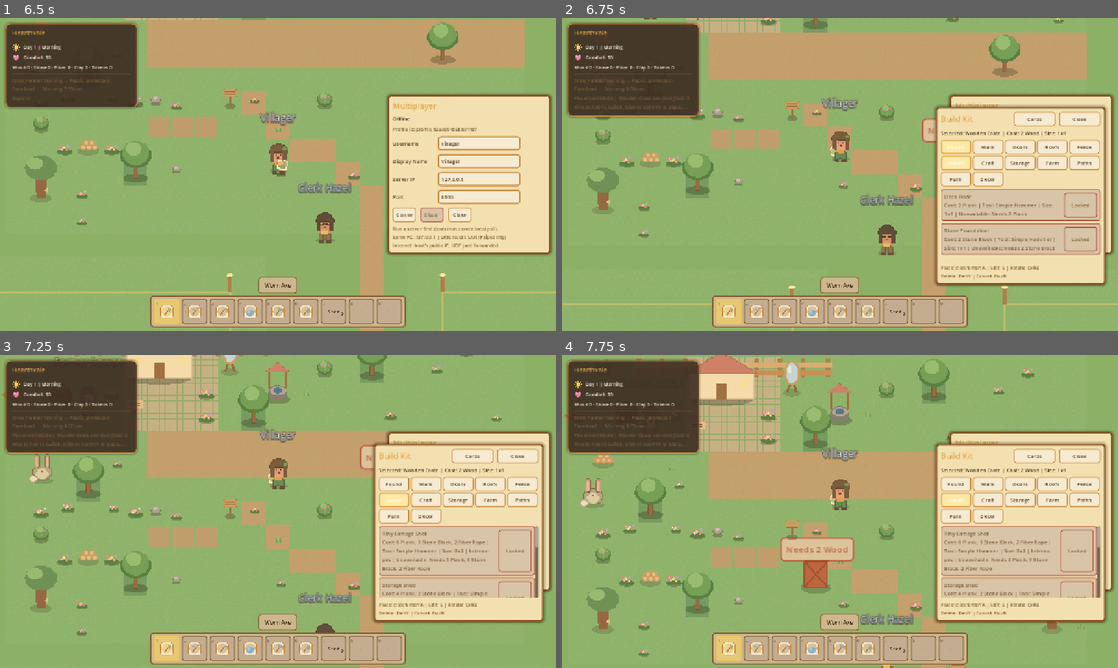
Above: before the commit, frames 1-4 (two rows, left to right).
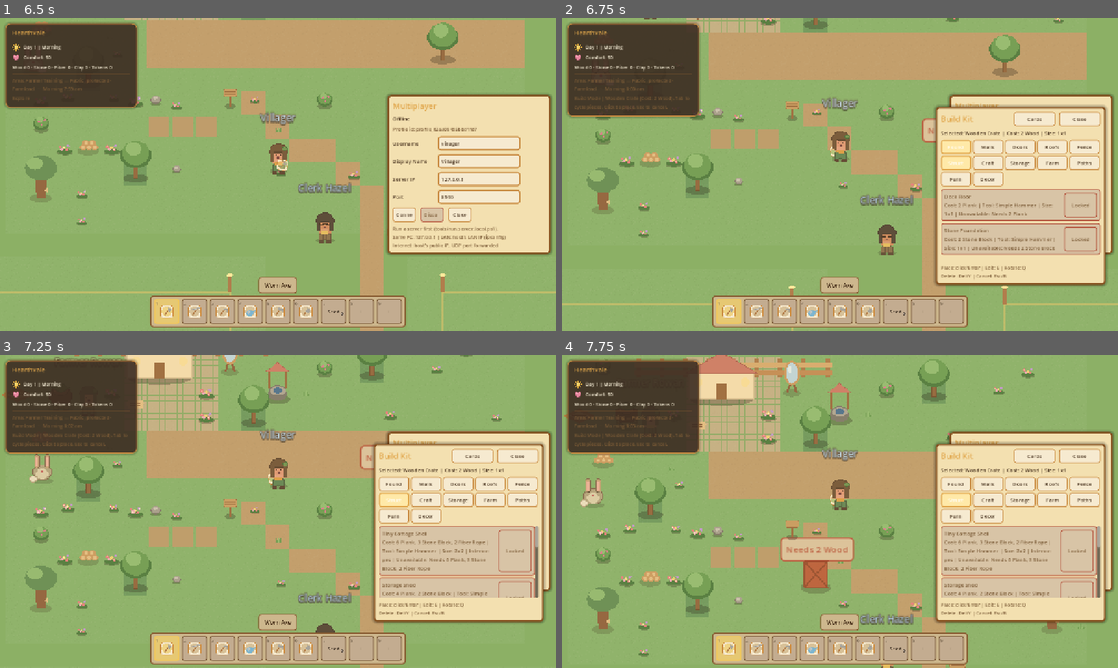
Above: after the commit, the same moments.

Repository: juliedarkheart/comfymmo
Game: Godot game, scene res://scenes/main.tscn
The game is run twice, just before and just after one commit, with the same random seed, the same clock (stepped at 60 frames per second) and the same inputs.
Inputs (mouse positions are in pixels of both pictures, inside the frame that each line leads up to):
- Up to frame 1 (6.5 s): tap Enter (confirm_action) at 0.5 s; move the mouse to (400, 158) at 0.52 s; hold D (move_right) 0.53-1.25 s; hold Enter (confirm_action) 0.53-1.25 s; click (400, 158) at 0.67 s; drag from (166, 190) to (250, 237) at 1.27 s; move the mouse to (333, 105) at 2.02 s; hold D (move_right) 2.03-2.75 s; hold M (edit_move) 2.03-2.75 s; click (333, 105) at 2.17 s; drag from (250, 237) to (111, 127) at 2.77 s; move the mouse to (444, 221) at 3.52 s; hold A (move_left) 3.53-4.25 s; hold F (interact_primary) 3.53-4.25 s; click (444, 221) at 3.67 s; tap Escape (cancel_action) at 4.15 s; drag from (111, 127) to (194, 96) at 4.27 s; move the mouse to (305, 174) at 5.02 s; hold S (move_down) 5.03-5.75 s; hold F8 (toggle_network_panel) 5.03-5.75 s; click (305, 174) at 5.17 s; drag from (194, 96) to (166, 190) at 5.77 s
- Up to frame 2 (6.75 s): move the mouse to (962, 158) at 6.52 s; hold W (move_up) from 6.53 s (still down); tap B at 6.6 s; click (962, 158) at 6.67 s
- Up to frame 3 (7.25 s): keep holding W (move_up)
- Up to frame 4 (7.75 s): release W (move_up) at 7.25 s; drag from (728, 527) to (812, 574) at 7.27 s

Frame 1 is identical in both runs. In frame 2, 0.1% of the frame differs, in the area x 2-86%, y 25-81%; in frame 3, 0.1%; in frame 4, 0.1%.

Commit message:
Polish build edit loop feedback

Diff:
--- a/systems/building_placement_system.gd
+++ b/systems/building_placement_system.gd
@@ -111,7 +111,7 @@
 			return
 	if _interaction_mode != InteractionMode.NONE and event.is_action_pressed("cancel_action"):
 		_exit_current_mode()
-		_set_edit_feedback("Edit controls closed.", false)
+		_set_edit_feedback("Cancelled.", false)
 		_mark_input_handled()
 		return
 	if _interaction_mode == InteractionMode.PLACEMENT and event.is_action_pressed("confirm_action"):
@@ -159,7 +159,7 @@
 	_interaction_mode = InteractionMode.PLACEMENT
 	_current_tile = map.world_to_grid(map.get_global_mouse_position())
 	_spawn_preview()
-	_set_edit_feedback("Placement preview active.", false)
+	_set_edit_feedback("Move your mouse to choose a spot, then click to place.", false)
 	_emit_decorating_mode_changed()
 	_emit_mode_label_changed()
 
@@ -590,7 +590,7 @@
 		if not _selected_record_id.is_empty():
 			_set_edit_feedback("Selection cleared.", false)
 		else:
-			_set_edit_feedback("No placed object here. Click a placed object to select it.", true)
+			_set_edit_feedback("Nothing to select here. Click a placed object to edit.", true)
 		_clear_selection()
 		_refresh_edit_toolbar()
 		return
@@ -625,7 +625,7 @@
 	_rebuild_occupied_tiles_excluding(_moving_record_id)
 	moving_node.set_selected(false)
 	moving_node.set_preview_mode(true)
-	_set_edit_feedback("Move %s to a new tile, then click or confirm." % _record_summary(_moving_record_id), false)
+	_set_edit_feedback("Click a new spot to move %s here." % _record_summary(_moving_record_id), false)
 	_update_move_preview()
 	_emit_decorating_mode_changed()
 	_emit_mode_label_changed()
@@ -762,7 +762,7 @@
 	if not armed:
 		_delete_armed_record_id = _selected_record_id
 		_delete_armed_ms = now_ms
-		_set_edit_feedback("Delete %s? Press Delete again (or the Delete button) to confirm." % _record_summary(_selected_record_id), true)
+		_set_edit_feedback("Press Delete again to remove %s." % _record_summary(_selected_record_id), true)
 		_refresh_edit_toolbar()
 		return
 	_disarm_delete()
@@ -899,23 +899,23 @@
 			var cost_text: String = BuildCosts.cost_text(_active_placeable_id)
 			var cost_suffix: String = "" if cost_text.is_empty() else " (Cost: %s)" % cost_text
 			decorating_mode_label_changed.emit(
-				"Placement Mode",
-				"%s selected%s. Tab to switch. Click or confirm to place. Cancel exits placement." % [placeable_data.display_name, cost_suffix]
+				"Build Mode",
+				"%s%s. Tab to cycle pieces. Click to place. Esc to cancel." % [placeable_data.display_name, cost_suffix]
 			)
 		InteractionMode.EDIT:
 			decorating_mode_label_changed.emit(
 				"Edit Mode",
-				"Click an object to select. Move (M). Delete twice to confirm. Cancel/Esc exits edit."
+				"Click an object to edit. M to move. Del twice to delete. Esc to cancel."
 			)
 		InteractionMode.MOVE:
 			decorating_mode_label_changed.emit(
 				"Move Mode",
-				"Move the selected object. Click or confirm to place it. Cancel reverts."
+				"Click a new spot to move the object here. Esc to cancel."
 			)
 		_:
 			decorating_mode_label_changed.emit(
 				"Explore",
-				"Move with WASD or arrow keys. B to place. E to edit."
+				"WASD to move. B to build. E to edit. Esc for menu."
 			)
 	_refresh_edit_toolbar()
 
@@ -962,7 +962,7 @@
 	if _interaction_mode == InteractionMode.NONE:
 		return
 	_exit_current_mode()
-	_set_edit_feedback("Edit controls closed.", false)
+	_set_edit_feedback("Cancelled.", false)
 	_refresh_edit_toolbar()
 
 func _attempt_rotate_selected_object() -> void:
@@ -1023,7 +1023,7 @@
 	if _world_space_hint == null:
 		return
 
-	var text: String = "Valid" if is_valid else reason_text if not reason_text.is_empty() else "Blocked"
+	var text: String = "Click to place" if is_valid else reason_text if not reason_text.is_empty() else "Blocked"
 	_world_space_hint.show_hint(text, is_valid, world_position)
 
 func _hide_world_space_hint() -> void:
--- a/tools/smoke_object_contracts.gd
+++ b/tools/smoke_object_contracts.gd
@@ -81,6 +81,22 @@
 	ok = _expect(AssetWorldMetadata.is_blocking(crate_asset) and AssetWorldMetadata.has_toast_interaction(crate_asset), "save/load: crate collision + interaction rebuildable from id") and ok
 
 	_remove_temp_save()
+
+	# --- 7) Buildable objects have player-facing names and prompts ------------
+	var buildable_ids: Array = ["crate", "signpost", "fence_segment", "well", "workbench", "mailbox"]
+	for bid in buildable_ids:
+		var asset_id: String = AssetWorldMetadata.asset_id_for_placeable(bid)
+		if asset_id.is_empty():
+			continue
+		var entry: Dictionary = ContentRegistry.placeables().get(bid, {}) as Dictionary
+		var name_text: String = String(entry.get("display_name", ""))
+		ok = _expect(not name_text.is_empty(), "buildable '%s' has a display name" % bid) and ok
+		ok = _expect(not name_text.contains("admin"), "buildable '%s' name has no debug language" % bid) and ok
+		if AssetWorldMetadata.interaction_enabled(asset_id):
+			var prompt: String = AssetWorldMetadata.interaction_prompt(asset_id)
+			ok = _expect(not prompt.is_empty(), "interactive buildable '%s' has a prompt" % bid) and ok
+			ok = _expect(not prompt.contains("admin"), "buildable '%s' prompt has no debug language" % bid) and ok
+
 	print("SMOKE object contracts: ", "PASS" if ok else "FAIL")
 	quit(0 if ok else 1)
 
--- a/ui/build_menu_panel.gd
+++ b/ui/build_menu_panel.gd
@@ -49,7 +49,7 @@
 	_build_header()
 	_build_selected_info()
 	_build_category_buttons()
-	_help_label.text = "Place: click/Enter/A | Edit: E | Rotate: Q/RB\nDelete: Del/Y | Cancel: Esc/B"
+	_help_label.text = "Place: click/Enter | Edit: E | Rotate: Q\nDelete: Del/Y | Cancel: Esc/B"
 	CozyUITheme.apply_secondary_label(_help_label, 11)
 
 func _apply_safe_dock() -> void:
@@ -169,7 +169,7 @@
 	if _selected_info == null:
 		return
 	if active_id.is_empty() or not ContentRegistry.placeables().has(active_id):
-		_selected_info.text = "Selected: none. Choose a piece below."
+		_selected_info.text = "Pick a piece from the list below to start building."
 		return
 	var entry: Dictionary = ContentRegistry.placeables().get(active_id, {}) as Dictionary
 	var name_text: String = String(entry.get("display_name", active_id.capitalize()))
--- a/world/homestead_controller.gd
+++ b/world/homestead_controller.gd
@@ -414,6 +414,9 @@
 		ProgressionRegistry.SKILL_BUILDING,
 		ProgressionRegistry.building_xp_for_cost(BuildCosts.cost_of(object_id)), 0
 	)
+	var entry: Dictionary = ContentRegistry.placeables().get(object_id, {}) as Dictionary
+	var name_text: String = String(entry.get("display_name", object_id.capitalize()))
+	_announce("Placed %s!" % name_text)
 
 func _setup_progression_panel() -> void:
 	_progression_panel = preload("res://ui/progression_panel.tscn").instantiate() as CanvasLayer
Not shown, changed: docs/playtest_readiness.md
